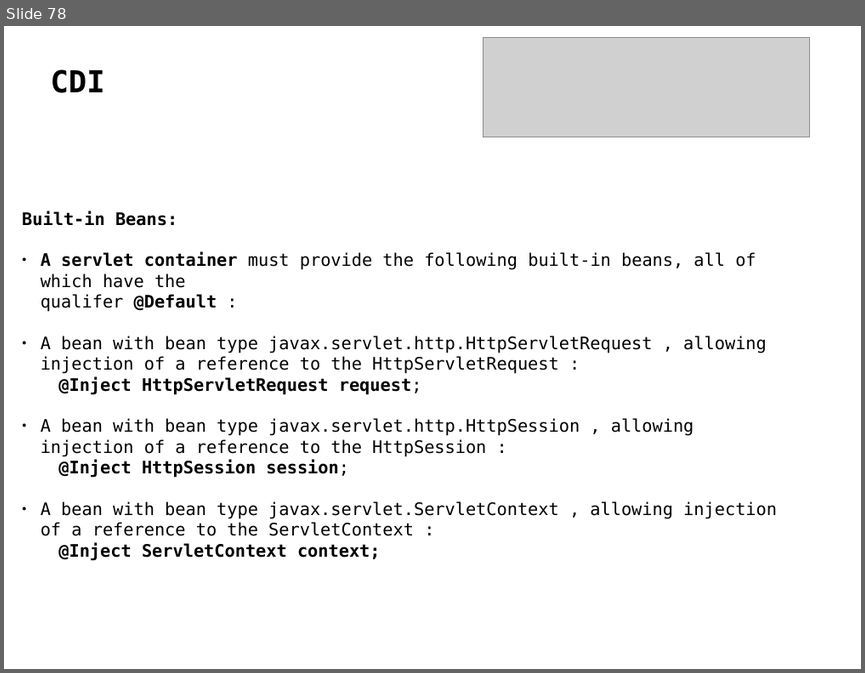
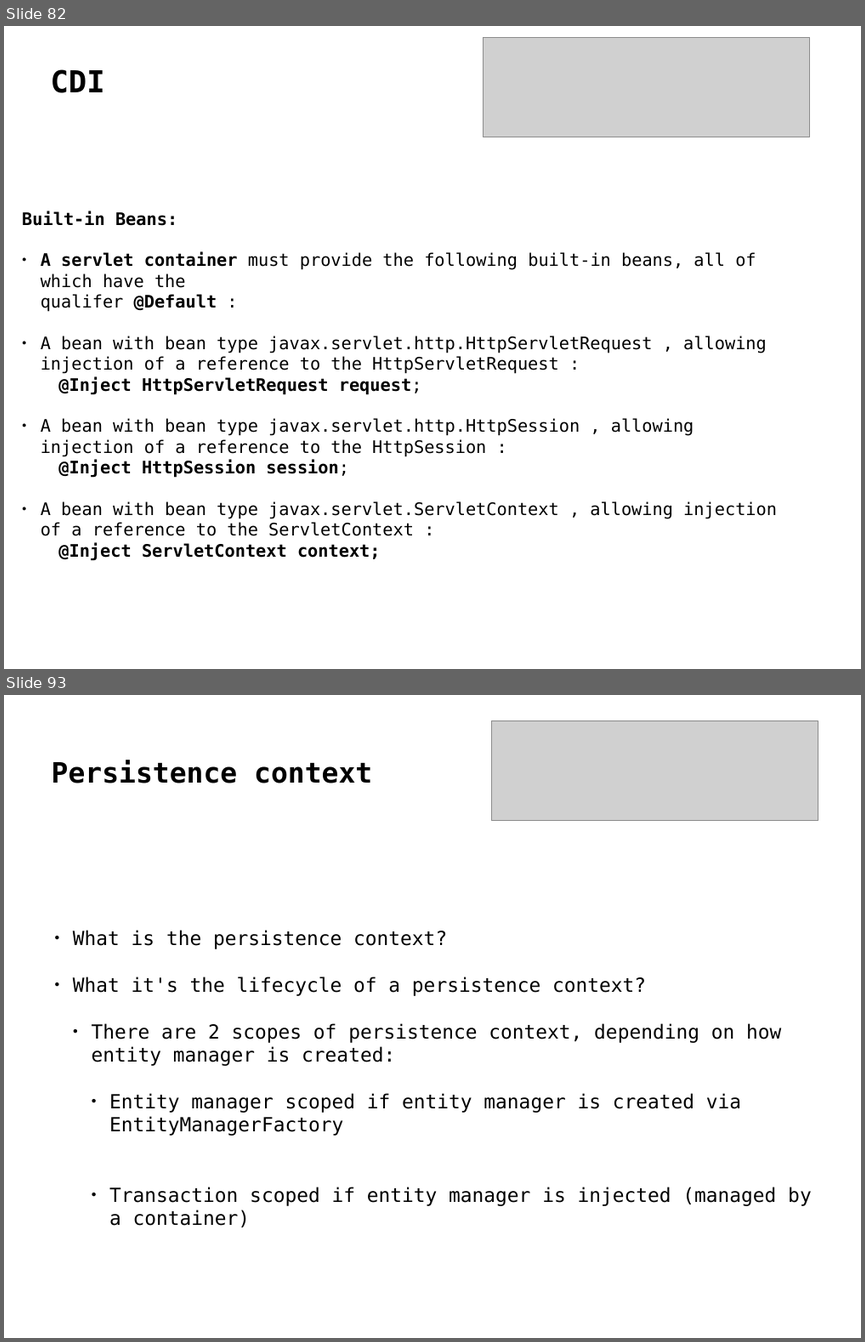
Before and after one commit to delia-popescu/javaee-demo, a slide deck: javaee7.odp. Shown one above the other, each under a label of ours: slide 78 before the commit, slides 82 and 93 after it; the slides between them are not shown. The pictures are 865x673 and 865x1342 pixels, drawn with LibreOffice and Linux fonts; fonts in the diff are those of the drawing; grey boxes stand for pictures. Boxes give left, top, right and bottom in pixels: in the first picture for what was removed or moved away, otherwise in the second. Text is boxed around its words. In the diff, an @@ line names an element or a change of style, - is before the commit and + after.

```diff
--- a/javaee7.odp
+++ b/javaee7.odp
@@ slide 93 added at (x1=4, y1=695, x2=861, y2=1338), background #FFFFFF @@
@@ picture added at (x1=492, y1=721, x2=819, y2=820) @@
@@ title added at (x1=52, y1=760, x2=372, y2=783), 26 pt, text #000000, bold @@
+Persistence context
@@ text added at (x1=73, y1=930, x2=812, y2=1227), 18 pt, text #000000 @@
+● What is the persistence context?
+● What it's the lifecycle of a persistence context?
+  ● There are 2 scopes of persistence context, depending on how entity manager is created:
+    ● Entity manager scoped if entity manager is created via EntityManagerFactory
+    ● Transaction scoped if entity manager is injected (managed by a container)
@@ what was slide 78 is now slide 82 @@
```
Also in this commit, not shown: 31 other slides added, 26 slides removed, 43 other files.
